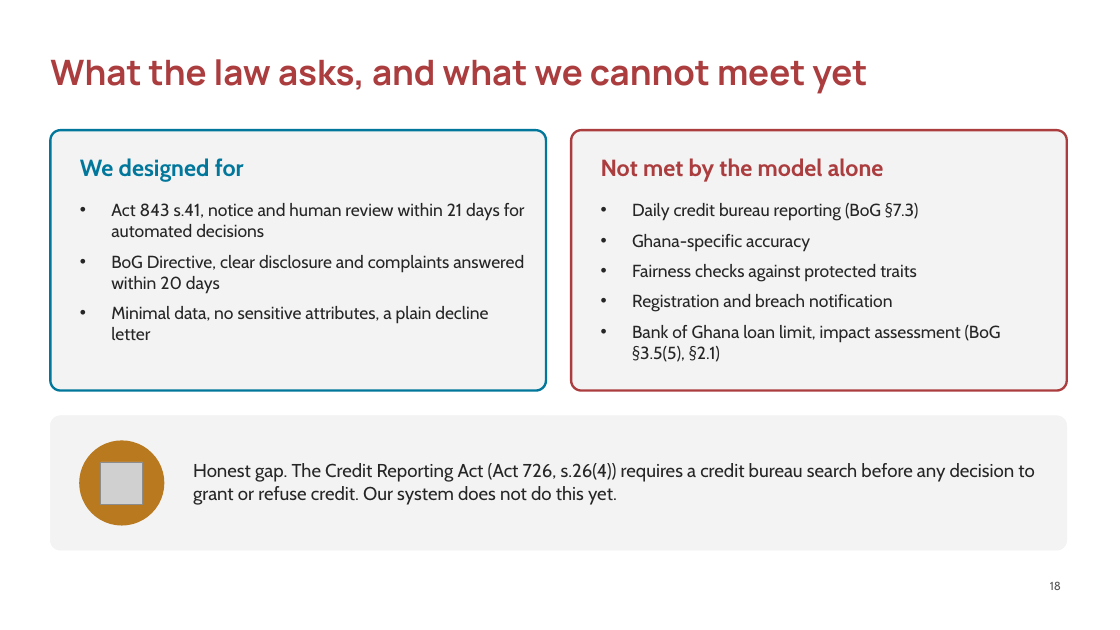
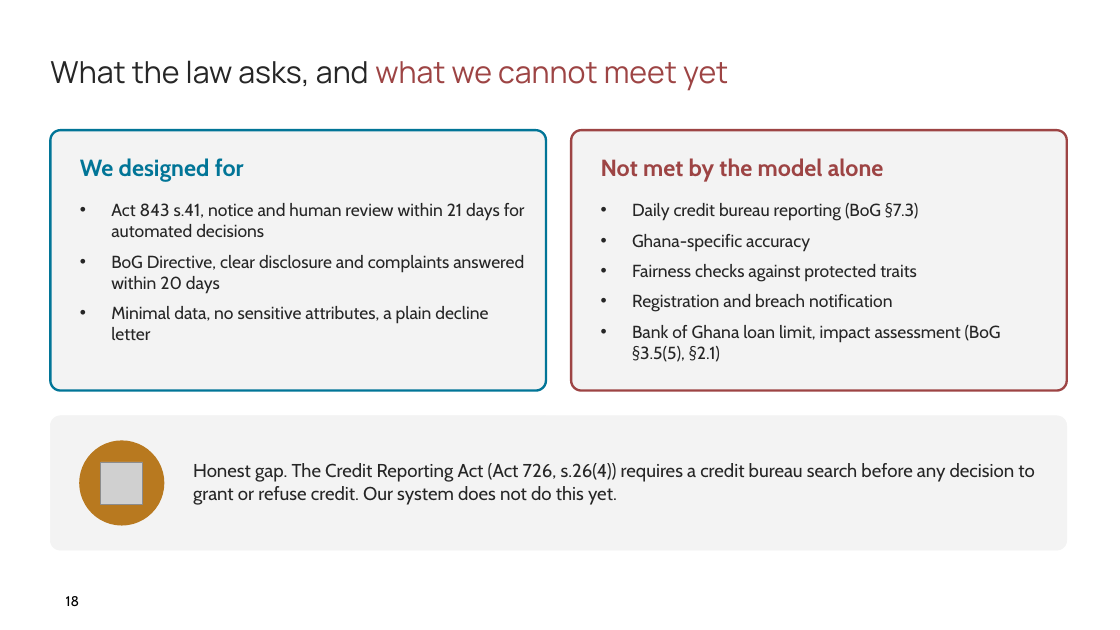
Before and after one commit to ASU-MICS-2028/mle-group-3-prosit-2, a slide deck: slide 18 of slides/NkwaPay_Debrief_Present.pptx. Drawn at 1120x630 pixels with LibreOffice and Linux fonts; fonts in the diff are those of the drawing; grey boxes stand for pictures; background and template pictures are left out. Boxes give left, top, right and bottom in pixels: in the first picture for what was removed or moved away, otherwise in the second. Text is boxed around its words. In the diff, an @@ line names an element or a change of style, - is before the commit and + after.

```diff
--- a/slides/NkwaPay_Debrief_Present.pptx
+++ b/slides/NkwaPay_Debrief_Present.pptx
@@ text "What the law asks, and ..." at (50,60,728,91): size 30 to 26 pt, bold off; text colour #AB3D3F to #262626 in "What the law asks, and"; text colour #AB3D3F to #9D4444 in "what we cannot meet yet" @@
@@ page number added at (66,596,79,606), 12 pt, text #000000 @@
+18
@@ page number removed at (1050,581,1061,590) @@
-18
```
Also in this commit, not shown: 20 other slides changed, 1 slide added.
